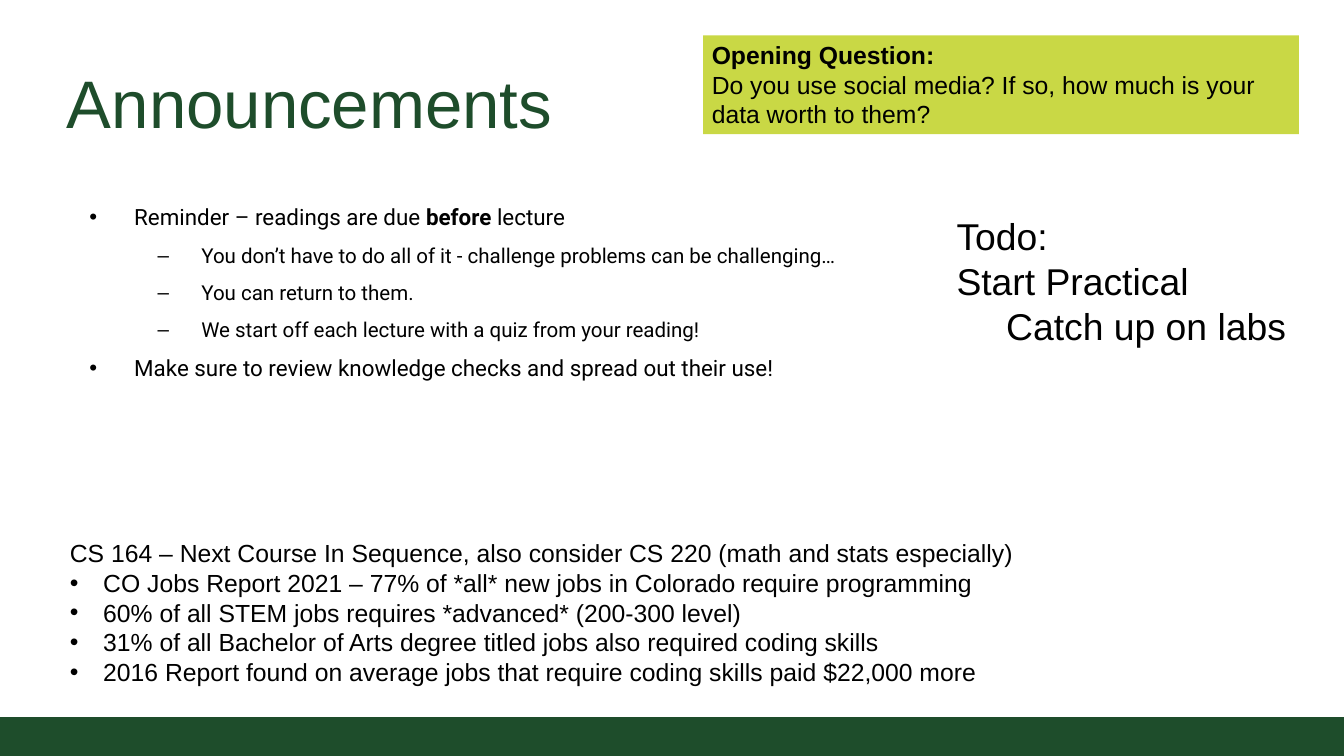
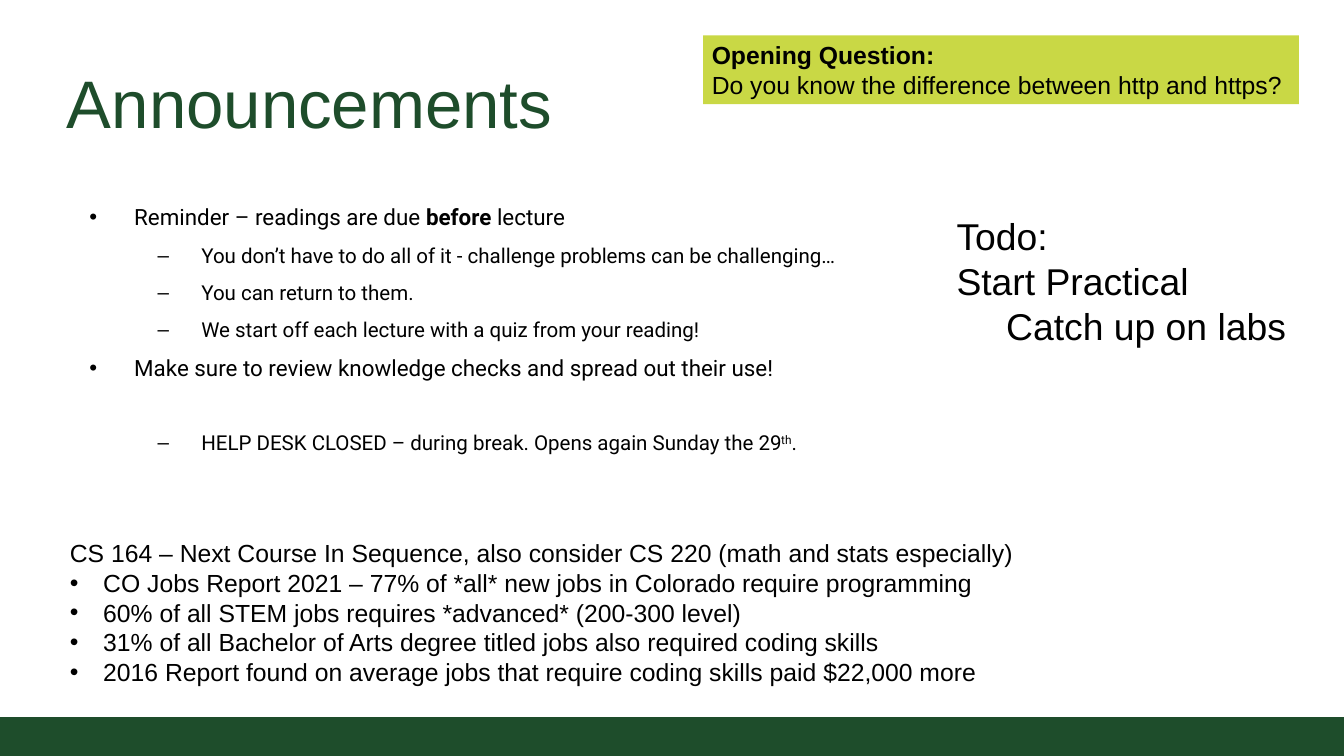
Before and after one commit to CSU-CS150B/handouts, a slide deck: slide 2 of Slides/On-Campus/13_02_Encryption_MoreRecursion.pptx. Drawn at 1344x756 pixels with LibreOffice and Linux fonts; fonts in the diff are those of the drawing; background and template pictures are left out. Boxes give left, top, right and bottom in pixels: in the first picture for what was removed or moved away, otherwise in the second. Text is boxed around its words. In the diff, an @@ line names an element or a change of style, - is before the commit and + after.

```diff
--- a/Slides/On-Campus/13_02_Encryption_MoreRecursion.pptx
+++ b/Slides/On-Campus/13_02_Encryption_MoreRecursion.pptx
@@ rectangle "Opening Question:": place and size @@
-rectangle "Opening Question:" at box(703, 36, 1299, 134)
+rectangle "Opening Question:" at box(703, 36, 1299, 104)
@@ text in rectangle at box(712, 76, 1281, 99): text changed @@
-Do you use social media? If so, how much is your data worth to them?
+Do you know the difference between http and https?
@@ text at box(201, 434, 754, 455): paragraph added @@
+  – HELP DESK CLOSED – during break. Opens again Sunday the 29th.
```
Also in this commit, not shown: 2 other slides changed, 1 slide added.
